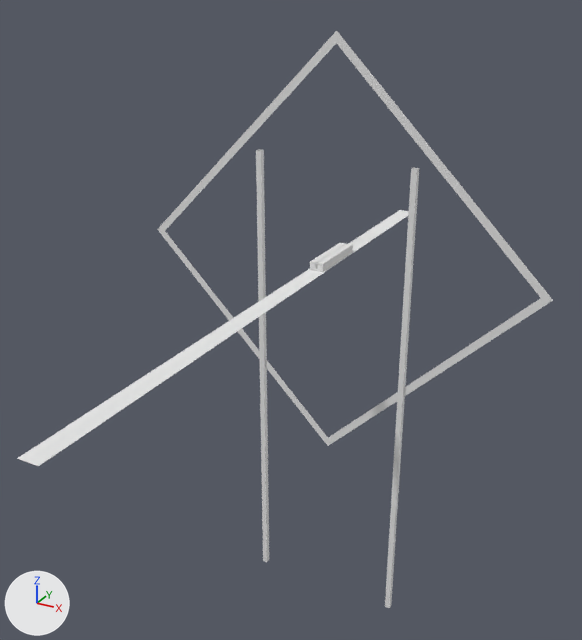
Before and after pictures for a commit that changed the Blender file Lane Shuffle/Assets/Blender/Environment.blend.
Both versions are drawn from a camera (50 mm lens) standing at (16.3, -33.7, 13.2) and looking at (-0.2, -3.7, -1.8). The lights are fixed; the arrows at lower left show +X, +Y and +Z.

The first picture shows 'Hoop', 'Lane', 'Pillars'.
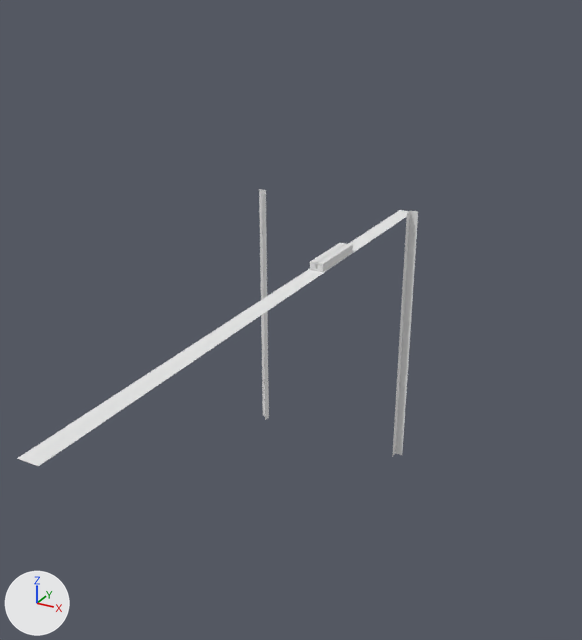
Location of each change, [x1, y1, x2, y2] in pixels of the pictures (582 x 640 px):
'Hoop', deleted: before [157, 31, 553, 446]
'Pillars', reshaped (42% shorter): before [256, 149, 419, 608]; after [259, 189, 418, 457]
part 1 of me_cube_002, rebuilt (23% narrower, 44% shorter): before [385, 167, 419, 608]; after [392, 211, 418, 457]
part 2 of me_cube_002, rebuilt (21% narrower, 44% shorter): before [256, 149, 269, 562]; after [259, 189, 269, 420]

Patch to the scene script:
```diff
--- a/Lane Shuffle/Assets/Blender/Environment.blend.py
+++ b/Lane Shuffle/Assets/Blender/Environment.blend.py
@@ me_cube_002 @@
 # used by ob_pillars; location = (0.0, 0.0, 0.0); rotation_euler = (1.571, 0.0, 0.0), in degrees (90, 0, 0)
-me_cube_002.from_pydata(...)  # 16 vertices, 8 faces; spans x -4.1..4.1, y -20.0..5.0, z -0.1..0.1
+me_cube_002.from_pydata(...)  # 12 vertices, 4 faces; spans x -4.2..4.2, y -10.0..3.0, z -0.2..0.2
+# me_cube_002 part 1: the loose piece of 8 vertices spanning x 3.9..4.1, y -20.0..5.0, z -0.1..0.1 is rebuilt with 6 vertices and now spans x 3.8..4.2, y -10.0..3.0, z -0.2..0.2
+# me_cube_002 part 2: the loose piece of 8 vertices spanning x -4.1..-3.9, y -20.0..5.0, z -0.1..0.1 is rebuilt with 6 vertices and now spans x -4.2..-3.8, y -10.0..3.0, z -0.2..0.2
@@ ob_hoop @@
-ob_hoop = bpy.data.objects.new('Hoop', me_cube_004)
-ob_hoop.location = (0.0, 0.0, 0.0)
-ob_hoop.rotation_euler = (1.571, 0.0, 0.0)  # degrees (90, 0, 0)
```
